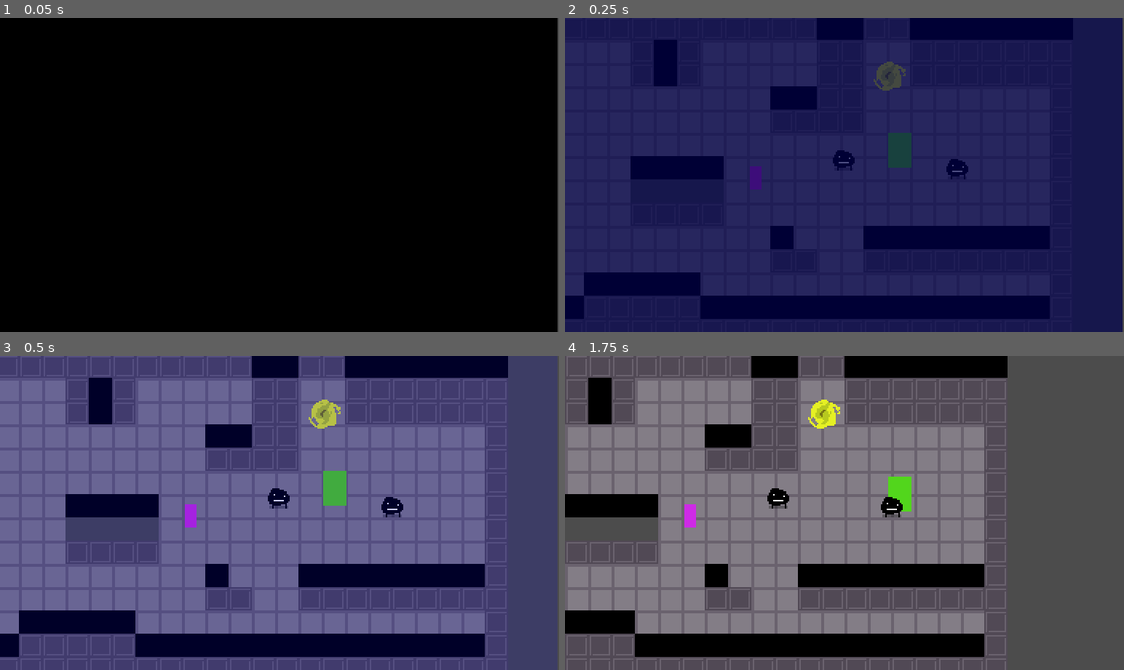
Above: before the commit, frames 1-4 (two rows, left to right).
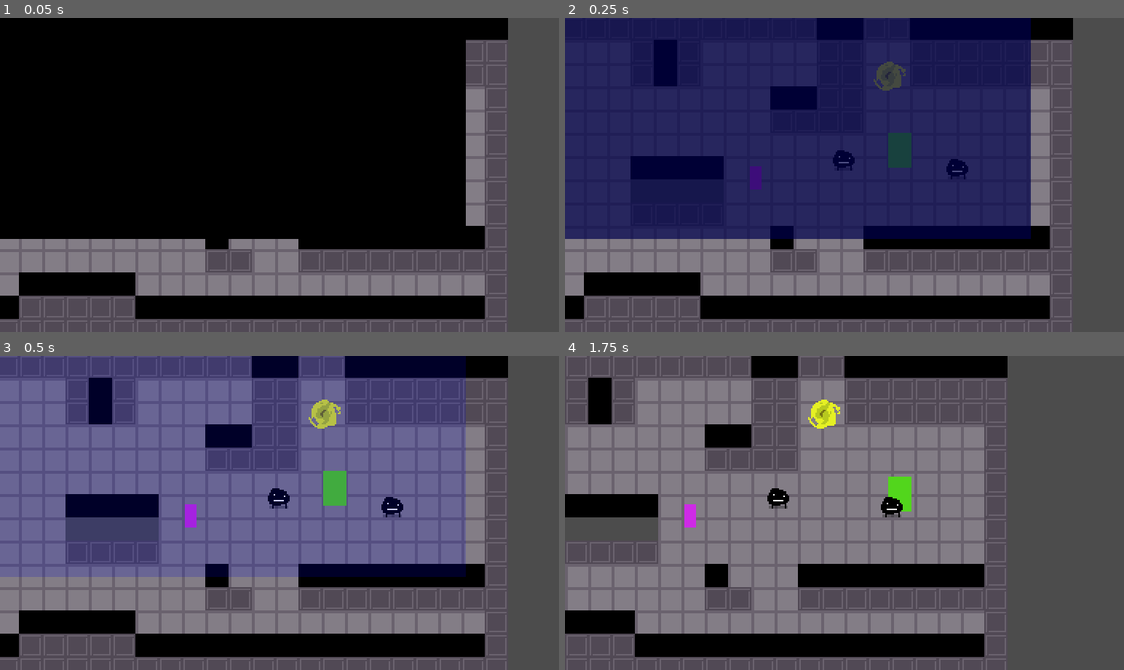
Above: after the commit, the same moments.

Repository: jiink/flask-quest
Game: Godot game, scene res://Rooms/Test/T-1/T-1.tscn
Same seed, same stepped clock (60 frames per second), same inputs: the game is played once before the commit and once after it.
Inputs:
- Up to frame 1 (0.05 s): no input
- Up to frame 2 (0.25 s): no input
- Up to frame 3 (0.5 s): no input
- Up to frame 4 (1.75 s): hold Right (right) 0.53-1.28 s; tap Z (a) at 0.6 s; tap X (b) at 0.8, 1.35 s; hold Down (down) from 1.28 s (still down); tap A (x) at 1.55 s

The runs differ from the first frame. In frame 1, 33% of the frame differs, in the area x 0-100%, y 0-100%; in frame 2, 41%; in frame 3, 26%; in frame 4, nothing differs.
Error after the commit: Parse Error: Parse error: Unexpected EOL at String. (res://Engine/Singletons/Save/GameSaver.gd:3)

Commit message:
Upgrade to godot 3.1 rc-3

Diff:
--- a/Engine/SceneTransition.tscn
+++ b/Engine/SceneTransition.tscn
@@ -3,8 +3,11 @@
 [ext_resource path="res://Engine/SceneTransition.gd" type="Script" id=1]
 
 [sub_resource type="Animation" id=1]
+
 resource_name = "close"
 length = 0.5
+loop = false
+step = 0.1
 tracks/0/type = "value"
 tracks/0/path = NodePath("ColorRect:color")
 tracks/0/interp = 2
@@ -19,7 +22,10 @@
 }
 
 [sub_resource type="Animation" id=2]
+
 length = 0.6
+loop = false
+step = 0.1
 tracks/0/type = "value"
 tracks/0/path = NodePath("ColorRect:color")
 tracks/0/interp = 2
@@ -34,19 +40,36 @@
 }
 
 [node name="SceneTransition" type="Node2D"]
+
 script = ExtResource( 1 )
 __meta__ = {
 "_edit_group_": true,
 "_edit_lock_": true
 }
 
-[node name="ColorRect" type="ColorRect" parent="."]
+[node name="ColorRect" type="ColorRect" parent="." index="0"]
+
+anchor_left = 0.0
+anchor_top = 0.0
 anchor_right = 1.0
 anchor_bottom = 1.0
-margin_right = 383.0
-margin_bottom = 216.0
+margin_right = 320.0
+margin_bottom = 152.0
+rect_pivot_offset = Vector2( 0, 0 )
+rect_clip_content = false
+mouse_filter = 0
+mouse_default_cursor_shape = 0
+size_flags_horizontal = 1
+size_flags_vertical = 1
 color = Color( 0, 0, 0, 1 )
 
-[node name="AnimationPlayer" type="AnimationPlayer" parent="."]
+[node name="AnimationPlayer" type="AnimationPlayer" parent="." index="1"]
+
+root_node = NodePath("..")
+autoplay = ""
+playback_process_mode = 1
+playback_default_blend_time = 0.0
+playback_speed = 1.0
 anims/close = SubResource( 1 )
 anims/open = SubResource( 2 )
+blend_times = [  ]
--- a/Engine/Singletons/Save/GameSaver.gd
+++ b/Engine/Singletons/Save/GameSaver.gd
@@ -1,6 +1,6 @@
 extends Node
 
-#const SaveGame = preload("res://
+const SaveGame = preload("res://
 
 func save(id):
 	pass
--- a/Engine/Singletons/global.gd
+++ b/Engine/Singletons/global.gd
@@ -18,9 +18,7 @@
 #	prev_scene = (str(get_tree().get_current_scene().get_path()) + ".tscn").replace("/root", "res:/")
 
 	var battle_scene = load("res://Engine/Battle/BattleScene.tscn")
-
-	#broken
-	#get_tree().get_root().add_child(battle_scene)
+	get_tree().get_root().add_child(battle_scene)
 
 	prev_scene = load(get_tree().get_current_scene().filename)
 	print(prev_scene)
--- a/Engine/dialogue/Diag.gd
+++ b/Engine/dialogue/Diag.gd
@@ -28,32 +28,32 @@
 
 func _process(delta):
 
-	if visible:
-		if $Choices.visible and not choices.empty():
-			if Input.is_action_just_pressed("down"):
-				selected_choice = clamp(selected_choice + 1, 0, choices.size() - 1)
-			elif Input.is_action_just_pressed("up"):
-				selected_choice = clamp(selected_choice - 1, 0, choices.size() - 1)
+
+	if visible and $Choices.visible and not choices.empty():
+		if Input.is_action_just_pressed("down"):
+			selected_choice = clamp(selected_choice + 1, 0, choices.size() - 1)
+		elif Input.is_action_just_pressed("up"):
+			selected_choice = clamp(selected_choice - 1, 0, choices.size() - 1)
 
 
-			select_graphic_offset = selected_choice * 30
-			$Choices/Selection.position.y = select_graphic_offset
+		select_graphic_offset = selected_choice * 30
+		$Choices/Selection.position.y = select_graphic_offset
 
-			if Input.is_action_just_pressed("a") and $TextBox.text == visible_new_text:
-				for D in target_piece.get_children():
-					if D.key == choices[selected_choice]:
-						update_boxes(D)
-						break
-		else:
-			if Input.is_action_just_pressed("a"):
-				if $TextBox.text == visible_new_text:
-					if target_piece.get_children():
-						update_boxes(target_piece.get_child(0))
-					else:
-						close()
-				elif $TextBox.text.length() > 2 and target_piece.skippable:
-					$TextBox.text = visible_new_text
-					text_index = $TextBox.text.length() - 1
+		if Input.is_action_just_pressed("a") and $TextBox.text == visible_new_text:
+			for D in target_piece.get_children():
+				if D.key == choices[selected_choice]:
+					update_boxes(D)
+					break
+	else:
+		if Input.is_action_just_pressed("a"):
+			if $TextBox.text == visible_new_text:
+				if target_piece.get_children():
+					update_boxes(target_piece.get_child(0))
+				else:
+					close()
+			elif $TextBox.text.length() > 2 and target_piece.skippable:
+				$TextBox.text = visible_new_text
+				text_index = $TextBox.text.length() - 1
 
 
 func start_talk(obj):
@@ -174,7 +174,6 @@
 			$TextBox/Timer.wait_time = text_time + 0.1
 		else:
 			$TextBox/Timer.wait_time = text_time
-
 		text_index += 1
 		if new_text[text_index] != "`":
 			$TextBox.text += new_text[text_index]
--- a/Rooms/Test/T-1/T-1.tscn
+++ b/Rooms/Test/T-1/T-1.tscn
@@ -16,174 +16,296 @@
 [ext_resource path="res://Engine/dialogue/Diag.tscn" type="PackedScene" id=14]
 [ext_resource path="res://Engine/SceneTransition.tscn" type="PackedScene" id=15]
 
-[node name="TestRoom" type="Node"]
+[node name="TestRoom" type="Node" index="0"]
+
 script = ExtResource( 1 )
 battle_bg = ExtResource( 2 )
 
-[node name="Background" type="Node2D" parent="."]
+[node name="Background" type="Node2D" parent="." index="0"]
+
 editor/display_folded = true
 visible = false
 z_index = -4096
+_sections_unfolded = [ "Z Index" ]
 __meta__ = {
 "_edit_group_": true,
 "_edit_lock_": true
 }
 
-[node name="ColorRect" type="ColorRect" parent="Background"]
+[node name="ColorRect" type="ColorRect" parent="Background" index="0"]
+
 show_behind_parent = true
+anchor_left = 0.0
+anchor_top = 0.0
 anchor_right = 1.0
 anchor_bottom = 1.0
 margin_left = -153.0
 margin_top = -88.0
 margin_right = 420.0
 margin_bottom = 214.0
+rect_pivot_offset = Vector2( 0, 0 )
+rect_clip_content = false
+mouse_filter = 0
+mouse_default_cursor_shape = 0
+size_flags_horizontal = 1
+size_flags_vertical = 1
 color = Color( 0, 0, 0, 1 )
-
-[node name="TileMaps" type="Node" parent="."]
+_sections_unfolded = [ "Visibility" ]
+
+[node name="TileMaps" type="Node" parent="." index="1"]
+
 editor/display_folded = true
 
-[node name="Floor" type="TileMap" parent="TileMaps"]
+[node name="Floor" type="TileMap" parent="TileMaps" index="0"]
+
 position = Vector2( 48, 16 )
 z_index = -10
+mode = 0
 tile_set = ExtResource( 3 )
 cell_size = Vector2( 16, 16 )
+cell_quadrant_size = 16
+cell_custom_transform = Transform2D( 1, 0, 0, 1, 0, 0 )
+cell_half_offset = 2
+cell_tile_origin = 0
+cell_y_sort = false
+cell_clip_uv = false
+collision_use_kinematic = false
+collision_friction = 1.0
+collision_bounce = 0.0
+collision_layer = 1
+collision_mask = 1
+occluder_light_mask = 1
 format = 1
 tile_data = PoolIntArray( -3, 1, 0, -2, 1, 0, -1, 1, 0, -65536, 1, 0, -65535, 1, 0, -65534, 1, 0, -65533, 1, 0, -65532, …(4425 unchanged characters)…
-__meta__ = {
-"_edit_lock_": true
-}
-
-[node name="Above" type="TileMap" parent="TileMaps"]
+_sections_unfolded = [ "Cell", "Collision", "Z Index" ]
+__meta__ = {
+"_edit_lock_": true
+}
+
+[node name="Above" type="TileMap" parent="TileMaps" index="1"]
+
 z_index = 10
+mode = 0
 tile_set = ExtResource( 3 )
 cell_size = Vector2( 16, 16 )
+cell_quadrant_size = 16
+cell_custom_transform = Transform2D( 1, 0, 0, 1, 0, 0 )
+cell_half_offset = 2
+cell_tile_origin = 0
+cell_y_sort = false
+cell_clip_uv = false
+collision_use_kinematic = false
+collision_friction = 1.0
+collision_bounce = 0.0
+collision_layer = 1
+collision_mask = 1
+occluder_light_mask = 1
 format = 1
 tile_data = PoolIntArray( 0, 2, 0, 13, 2, 0, 14, 2, 0, 17, 2, 0, 18, 2, 0, 19, 2, 0, 20, 2, 0, 21, 2, 0, 22, 2, 0, 23,  …(677 unchanged characters)…
-__meta__ = {
-"_edit_lock_": true
-}
-
-[node name="CollisionMap" type="TileMap" parent="TileMaps"]
-visible = false
+_sections_unfolded = [ "Cell", "Collision", "Z Index" ]
+__meta__ = {
+"_edit_lock_": true
+}
+
+[node name="CollisionMap" type="TileMap" parent="TileMaps" index="2"]
+
+visible = false
+mode = 0
 tile_set = ExtResource( 4 )
 cell_size = Vector2( 16, 16 )
+cell_quadrant_size = 16
+cell_custom_transform = Transform2D( 1, 0, 0, 1, 0, 0 )
+cell_half_offset = 2
+cell_tile_origin = 0
+cell_y_sort = false
+cell_clip_uv = false
+collision_use_kinematic = false
+collision_friction = 1.0
+collision_bounce = 0.0
+collision_layer = 1
+collision_mask = 1
+occluder_light_mask = 1
 format = 1
 tile_data = PoolIntArray( 1, 0, 0, 2, 0, 0, 3, 0, 0, 4, 0, 0, 5, 0, 0, 6, 0, 0, 7, 0, 0, 8, 0, 0, 9, 0, 0, 10, 0, 0, 11 …(1306 unchanged characters)…
-__meta__ = {
-"_edit_lock_": true
-}
-
-[node name="WarpPortal" parent="." instance=ExtResource( 5 )]
+_sections_unfolded = [ "Cell" ]
+__meta__ = {
+"_edit_lock_": true
+}
+
+[node name="WarpPortal" parent="." index="2" instance=ExtResource( 5 )]
+
 modulate = Color( 0.901961, 0.945098, 0.145098, 1 )
 self_modulate = Color( 0.0234375, 0.00247192, 0.00247192, 1 )
 position = Vector2( 257, 40 )
 new_scene = "res://Rooms/Test/T-2/T-2.tscn"
 player_new_position = Vector2( 97, 60 )
 
-[node name="YSort" type="YSort" parent="."]
-
-[node name="Boque" parent="YSort" instance=ExtResource( 6 )]
+[node name="YSort" type="YSort" parent="." index="3"]
+
+sort_enabled = true
+
+[node name="Boque" parent="YSort" index="0" instance=ExtResource( 6 )]
+
 editor/display_folded = true
 position = Vector2( 304, 112 )
 
-[node name="DialogueTree" parent="YSort/Boque" instance=ExtResource( 7 )]
+[node name="DialogueTree" parent="YSort/Boque" index="3" instance=ExtResource( 7 )]
+
 face_texture = ExtResource( 8 )
 
-[node name="DiagPiece" parent="YSort/Boque/DialogueTree" instance=ExtResource( 9 )]
+[node name="DiagPiece" parent="YSort/Boque/DialogueTree" index="0" instance=ExtResource( 9 )]
+
 message = "hello. blah blah. blahblah? bababa, baba."
-text_delay = 0.0
 function = "test_react"
-args = [  ]
-
-[node name="DiagPiece2" parent="YSort/Boque/DialogueTree/DiagPiece" instance=ExtResource( 9 )]
+
+[node name="DiagPiece2" parent="YSort/Boque/DialogueTree/DiagPiece" index="0" instance=ExtResource( 9 )]
+
 key = "yeah"
 message = "cool"
-text_delay = 0.0
-args = [  ]
-
-[node name="DiagPiece3" parent="YSort/Boque/DialogueTree/DiagPiece" instance=ExtResource( 9 )]
+
+[node name="DiagPiece3" parent="YSort/Boque/DialogueTree/DiagPiece" index="1" instance=ExtResource( 9 )]
+
 key = "no"
 message = "man"
-text_delay = 0.0
-args = [  ]
-
-[node name="DiagPiece3" parent="YSort/Boque/DialogueTree/DiagPiece/DiagPiece3" instance=ExtResource( 9 )]
+
+[node name="DiagPiece3" parent="YSort/Boque/DialogueTree/DiagPiece/DiagPiece3" index="0" instance=ExtResource( 9 )]
+
 message = "really?"
 text_delay = 0.07
-args = [  ]
-
-[node name="DiagPiece2" parent="YSort/Boque/DialogueTree/DiagPiece/DiagPiece3/DiagPiece3" instance=ExtResource( 9 )]
+
+[node name="DiagPiece2" parent="YSort/Boque/DialogueTree/DiagPiece/DiagPiece3/DiagPiece3" index="0" instance=ExtResource( 9 )]
+
 key = "yep"
 message = "heck you. "
-text_delay = 0.0
-args = [  ]
-
-[node name="DiagPiece3" parent="YSort/Boque/DialogueTree/DiagPiece/DiagPiece3/DiagPiece3/DiagPiece2" instance=ExtResource( 9 )]
-text_delay = 0.0
+
+[node name="DiagPiece3" parent="YSort/Boque/DialogueTree/DiagPiece/DiagPiece3/DiagPiece3/DiagPiece2" index="0" instance=ExtResource( 9 )]
+
 function = "enter_battle"
-args = [  ]
-
-[node name="DiagPiece" parent="YSort/Boque/DialogueTree/DiagPiece/DiagPiece3/DiagPiece3" instance=ExtResource( 9 )]
+
+[node name="DiagPiece" parent="YSort/Boque/DialogueTree/DiagPiece/DiagPiece3/DiagPiece3" index="1" instance=ExtResource( 9 )]
+
 key = "nope"
 message = "wow dumy"
-text_delay = 0.0
-args = [  ]
-
-[node name="Boque2" parent="YSort" instance=ExtResource( 6 )]
+
+[node name="Boque2" parent="YSort" index="1" instance=ExtResource( 6 )]
+
+editor/display_folded = true
 position = Vector2( 226, 106 )
 
-[node name="DialogueTree" parent="YSort/Boque2" instance=ExtResource( 7 )]
+[node name="DialogueTree" parent="YSort/Boque2" index="3" instance=ExtResource( 7 )]
+
 face_texture = ExtResource( 8 )
 
-[node name="DiagPiece" parent="YSort/Boque2/DialogueTree" instance=ExtResource( 9 )]
+[node name="DiagPiece" parent="YSort/Boque2/DialogueTree" index="0" instance=ExtResource( 9 )]
+
 message = "battle time"
-text_delay = 0.0
-args = [  ]
-
-[node name="DiagPiece2" parent="YSort/Boque2/DialogueTree/DiagPiece" instance=ExtResource( 9 )]
-text_delay = 0.0
+
+[node name="DiagPiece2" parent="YSort/Boque2/DialogueTree/DiagPiece" index="0" instance=ExtResource( 9 )]
+
 expression = "sidemouth"
-args = [  ]
-
-[node name="Player" parent="YSort" instance=ExtResource( 10 )]
+function = "enter_battle"
+
+[node name="Player" parent="YSort" index="2" instance=ExtResource( 10 )]
+
 position = Vector2( 265, 103 )
-
-[node name="Light2D" type="Light2D" parent="."]
+_sections_unfolded = [ "Transform" ]
+
+[node name="Light2D" type="Light2D" parent="." index="4"]
+
 visible = false
 position = Vector2( 169, 84 )
+enabled = true
+editor_only = false
 texture = ExtResource( 11 )
+offset = Vector2( 0, 0 )
+texture_scale = 1.0
 color = Color( 0.180176, 0.411964, 0.960938, 1 )
 energy = 0.92
+mode = 0
+range_height = 0.0
+range_z_min = -1024
+range_z_max = 1024
+range_layer_min = 0
+range_layer_max = 0
+range_item_cull_mask = 1
 shadow_enabled = true
-
-[node name="Light2D2" type="Light2D" parent="."]
+shadow_color = Color( 0, 0, 0, 0 )
+shadow_buffer_size = 2048
+shadow_gradient_length = 0.0
+shadow_filter = 0
+shadow_filter_smooth = 0.0
+shadow_item_cull_mask = 1
+_sections_unfolded = [ "Shadow", "Transform" ]
+
+[node name="Light2D2" type="Light2D" parent="." index="5"]
+
 visible = false
 position = Vector2( 290, 127 )
+enabled = true
+editor_only = false
 texture = ExtResource( 11 )
+offset = Vector2( 0, 0 )
+texture_scale = 1.0
 color = Color( 0.878906, 0.102997, 0.102997, 1 )
 energy = 0.69
+mode = 0
+range_height = 0.0
+range_z_min = -1024
+range_z_max = 1024
+range_layer_min = 0
+range_layer_max = 0
+range_item_cull_mask = 1
 shadow_enabled = true
-
-[node name="TestItem" parent="." instance=ExtResource( 12 )]
+shadow_color = Color( 0, 0, 0, 0 )
+shadow_buffer_size = 2048
+shadow_gradient_length = 0.0
+shadow_filter = 0
+shadow_filter_smooth = 0.0
+shadow_item_cull_mask = 1
+_sections_unfolded = [ "Shadow", "Transform" ]
+
+[node name="TestItem" parent="." index="6" instance=ExtResource( 12 )]
+
 position = Vector2( 166, 111 )
 z_index = -2
-
-[node name="Camera" parent="." instance=ExtResource( 13 )]
-
-[node name="HUD" type="CanvasLayer" parent="."]
-
-[node name="Diag" parent="HUD" instance=ExtResource( 14 )]
-visible = false
-
-[node name="ColorRect2" type="ColorRect" parent="HUD"]
-visible = false
+_sections_unfolded = [ "Z Index" ]
+
+[node name="Camera" parent="." index="7" instance=ExtResource( 13 )]
+
+[node name="HUD" type="CanvasLayer" parent="." index="8"]
+
+layer = 1
+offset = Vector2( 0, 0 )
+rotation = 0.0
+scale = Vector2( 1, 1 )
+transform = Transform2D( 1, 0, 0, 1, 0, 0 )
+
+[node name="Diag" parent="HUD" index="0" instance=ExtResource( 14 )]
+
+visible = false
+
+[node name="ColorRect2" type="ColorRect" parent="HUD" index="1"]
+
+visible = false
+anchor_left = 0.0
+anchor_top = 0.0
+anchor_right = 0.0
+anchor_bottom = 0.0
 margin_left = -3.0
 margin_top = -6.0
 margin_right = 392.0
 margin_bottom = 231.0
+rect_pivot_offset = Vector2( 0, 0 )
+rect_clip_content = false
+mouse_filter = 0
+mouse_default_cursor_shape = 0
+size_flags_horizontal = 1
+size_flags_vertical = 1
 color = Color( 0, 0, 0, 0.563529 )
 __meta__ = {
 "_edit_lock_": true
 }
 
-[node name="SceneTransition" parent="HUD" instance=ExtResource( 15 )]
+[node name="SceneTransition" parent="HUD" index="2" instance=ExtResource( 15 )]
+
+visible = false
--- a/default_env.tres
+++ b/default_env.tres
@@ -1,14 +1,100 @@
 [gd_resource type="Environment" load_steps=2 format=2]
 
 [sub_resource type="ProceduralSky" id=1]
+
+radiance_size = 4
 sky_top_color = Color( 0.0470588, 0.454902, 0.976471, 1 )
 sky_horizon_color = Color( 0.556863, 0.823529, 0.909804, 1 )
 sky_curve = 0.25
+sky_energy = 1.0
 ground_bottom_color = Color( 0.101961, 0.145098, 0.188235, 1 )
 ground_horizon_color = Color( 0.482353, 0.788235, 0.952941, 1 )
 ground_curve = 0.01
+ground_energy = 1.0
+sun_color = Color( 1, 1, 1, 1 )
+sun_latitude = 35.0
+sun_longitude = 0.0
+sun_angle_min = 1.0
+sun_angle_max = 100.0
+sun_curve = 0.05
 sun_energy = 16.0
+texture_size = 2
 
 [resource]
+
 background_mode = 2
 background_sky = SubResource( 1 )
+background_sky_custom_fov = 0.0
+background_color = Color( 0, 0, 0, 1 )
+background_energy = 1.0
+background_canvas_max_layer = 0
+ambient_light_color = Color( 0, 0, 0, 1 )
+ambient_light_energy = 1.0
+ambient_light_sky_contribution = 1.0
+fog_enabled = false
+fog_color = Color( 0.5, 0.6, 0.7, 1 )
+fog_sun_color = Color( 1, 0.9, 0.7, 1 )
+fog_sun_amount = 0.0
+fog_depth_enabled = true
+fog_depth_begin = 10.0
+fog_depth_curve = 1.0
+fog_transmit_enabled = false
+fog_transmit_curve = 1.0
+fog_height_enabled = false
+fog_height_min = 0.0
+fog_height_max = 100.0
+fog_height_curve = 1.0
+tonemap_mode = 0
+tonemap_exposure = 1.0
+tonemap_white = 1.0
+auto_exposure_enabled = false
+auto_exposure_scale = 0.4
+auto_exposure_min_luma = 0.05
+auto_exposure_max_luma = 8.0
+auto_exposure_speed = 0.5
+ss_reflections_enabled = false
+ss_reflections_max_steps = 64
+ss_reflections_fade_in = 0.15
+ss_reflections_fade_out = 2.0
+ss_reflections_depth_tolerance = 0.2
+ss_reflections_roughness = true
+ssao_enabled = false
+ssao_radius = 1.0
+ssao_intensity = 1.0
+ssao_radius2 = 0.0
+ssao_intensity2 = 1.0
+ssao_bias = 0.01
+ssao_light_affect = 0.0
+ssao_color = Color( 0, 0, 0, 1 )
+ssao_quality = 0
+ssao_blur = 3
+ssao_edge_sharpness = 4.0
+dof_blur_far_enabled = false
+dof_blur_far_distance = 10.0
+dof_blur_far_transition = 5.0
+dof_blur_far_amount = 0.1
+dof_blur_far_quality = 1
+dof_blur_near_enabled = false
+dof_blur_near_distance = 2.0
+dof_blur_near_transition = 1.0
+dof_blur_near_amount = 0.1
+dof_blur_near_quality = 1
+glow_enabled = false
+glow_levels/1 = false
+glow_levels/2 = false
+glow_levels/3 = true
+glow_levels/4 = false
+glow_levels/5 = true
+glow_levels/6 = false
+glow_levels/7 = false
+glow_intensity = 0.8
+glow_strength = 1.0
+glow_bloom = 0.0
+glow_blend_mode = 2
+glow_hdr_threshold = 1.0
+glow_hdr_scale = 2.0
+glow_bicubic_upscale = false
+adjustment_enabled = false
+adjustment_brightness = 1.0
+adjustment_contrast = 1.0
+adjustment_saturation = 1.0
--- a/project.godot
+++ b/project.godot
@@ -6,12 +6,7 @@
 ;   [section] ; section goes between []
 ;   param=value ; assign values to parameters
 
-config_version=4
-
-_global_script_classes=[  ]
-_global_script_class_icons={
-
-}
+config_version=3
 
 [application]
 
@@ -60,54 +55,30 @@
 
 [input]
 
-up={
-"deadzone": 0.5,
-"events": [ Object(InputEventKey,"resource_local_to_scene":false,"resource_name":"","device":0,"alt":false,"shift":false,"control":false,"meta":false,"command":false,"pressed":false,"scancode":16777232,"unicode":0,"echo":false,"script":null)
+up=[ Object(InputEventKey,"resource_local_to_scene":false,"resource_name":"","device":0,"alt":false,"shift":false,"control":false,"meta":false,"command":false,"pressed":false,"scancode":16777232,"unicode":0,"echo":false,"script":null)
 , Object(InputEventJoypadMotion,"resource_local_to_scene":false,"resource_name":"","device":0,"axis":1,"axis_value":-1.0,"script":null)
  ]
-}
-down={
-"deadzone": 0.5,
-"events": [ Object(InputEventKey,"resource_local_to_scene":false,"resource_name":"","device":0,"alt":false,"shift":false,"control":false,"meta":false,"command":false,"pressed":false,"scancode":16777234,"unicode":0,"echo":false,"script":null)
+down=[ Object(InputEventKey,"resource_local_to_scene":false,"resource_name":"","device":0,"alt":false,"shift":false,"control":false,"meta":false,"command":false,"pressed":false,"scancode":16777234,"unicode":0,"echo":false,"script":null)
 , Object(InputEventJoypadMotion,"resource_local_to_scene":false,"resource_name":"","device":0,"axis":1,"axis_value":1.0,"script":null)
  ]
-}
-left={
-"deadzone": 0.5,
-"events": [ Object(InputEventKey,"resource_local_to_scene":false,"resource_name":"","device":0,"alt":false,"shift":false,"control":false,"meta":false,"command":false,"pressed":false,"scancode":16777231,"unicode":0,"echo":false,"script":null)
+left=[ Object(InputEventKey,"resource_local_to_scene":false,"resource_name":"","device":0,"alt":false,"shift":false,"control":false,"meta":false,"command":false,"pressed":false,"scancode":16777231,"unicode":0,"echo":false,"script":null)
 , Object(InputEventJoypadMotion,"resource_local_to_scene":false,"resource_name":"","device":0,"axis":0,"axis_value":-1.0,"script":null)
  ]
-}
-right={
-"deadzone": 0.5,
-"events": [ Object(InputEventKey,"resource_local_to_scene":false,"resource_name":"","device":0,"alt":false,"shift":false,"control":false,"meta":false,"command":false,"pressed":false,"scancode":16777233,"unicode":0,"echo":false,"script":null)
+right=[ Object(InputEventKey,"resource_local_to_scene":false,"resource_name":"","device":0,"alt":false,"shift":false,"control":false,"meta":false,"command":false,"pressed":false,"scancode":16777233,"unicode":0,"echo":false,"script":null)
 , Object(InputEventJoypadMotion,"resource_local_to_scene":false,"resource_name":"","device":0,"axis":0,"axis_value":1.0,"script":null)
  ]
-}
-a={
-"deadzone": 0.5,
-"events": [ Object(InputEventKey,"resource_local_to_scene":false,"resource_name":"","device":0,"alt":false,"shift":false,"control":false,"meta":false,"command":false,"pressed":false,"scancode":90,"unicode":0,"echo":false,"script":null)
+a=[ Object(InputEventKey,"resource_local_to_scene":false,"resource_name":"","device":0,"alt":false,"shift":false,"control":false,"meta":false,"command":false,"pressed":false,"scancode":90,"unicode":0,"echo":false,"script":null)
 , Object(InputEventJoypadButton,"resource_local_to_scene":false,"resource_name":"","device":0,"button_index":0,"pressure":0.0,"pressed":false,"script":null)
  ]
-}
-b={
-"deadzone": 0.5,
-"events": [ Object(InputEventKey,"resource_local_to_scene":false,"resource_name":"","device":0,"alt":false,"shift":false,"control":false,"meta":false,"command":false,"pressed":false,"scancode":88,"unicode":0,"echo":false,"script":null)
+b=[ Object(InputEventKey,"resource_local_to_scene":false,"resource_name":"","device":0,"alt":false,"shift":false,"control":false,"meta":false,"command":false,"pressed":false,"scancode":88,"unicode":0,"echo":false,"script":null)
 , Object(InputEventJoypadButton,"resource_local_to_scene":false,"resource_name":"","device":0,"button_index":1,"pressure":0.0,"pressed":false,"script":null)
  ]
-}
-x={
-"deadzone": 0.5,
-"events": [ Object(InputEventKey,"resource_local_to_scene":false,"resource_name":"","device":0,"alt":false,"shift":false,"control":false,"meta":false,"command":false,"pressed":false,"scancode":65,"unicode":0,"echo":false,"script":null)
+x=[ Object(InputEventKey,"resource_local_to_scene":false,"resource_name":"","device":0,"alt":false,"shift":false,"control":false,"meta":false,"command":false,"pressed":false,"scancode":65,"unicode":0,"echo":false,"script":null)
 , Object(InputEventJoypadButton,"resource_local_to_scene":false,"resource_name":"","device":0,"button_index":2,"pressure":0.0,"pressed":false,"script":null)
  ]
-}
-y={
-"deadzone": 0.5,
-"events": [ Object(InputEventKey,"resource_local_to_scene":false,"resource_name":"","device":0,"alt":false,"shift":false,"control":false,"meta":false,"command":false,"pressed":false,"scancode":83,"unicode":0,"echo":false,"script":null)
+y=[ Object(InputEventKey,"resource_local_to_scene":false,"resource_name":"","device":0,"alt":false,"shift":false,"control":false,"meta":false,"command":false,"pressed":false,"scancode":83,"unicode":0,"echo":false,"script":null)
 , Object(InputEventJoypadButton,"resource_local_to_scene":false,"resource_name":"","device":0,"button_index":3,"pressure":0.0,"pressed":false,"script":null)
  ]
-}
 
 [rendering]
 
Not shown, changed: Engine/Battle/BattleChoices.png.import
Not shown, changed: Engine/Battle/missingFoe.png.import
Not shown, changed: Engine/col.png.import
Not shown, changed: Engine/dialogue/dialogue_box.png.import
Not shown, changed: Engine/dialogue/dialogue_choice.png.import
Not shown, changed: Engine/dialogue/dialogue_choice_selected.png.import
Not shown, changed: Engine/light.png.import
Not shown, changed: NPC/Boque/boque.png.import
Not shown, changed: NPC/Boque/boqueBattleIdle.png.import
Not shown, changed: NPC/Boque/boqueFaces.png.import
Not shown, changed: NPC/Stercus/stercusFaces.png.import
Not shown, changed: Rooms/1-1/bg_lab_01.png.import
(and 5 more such lines)
